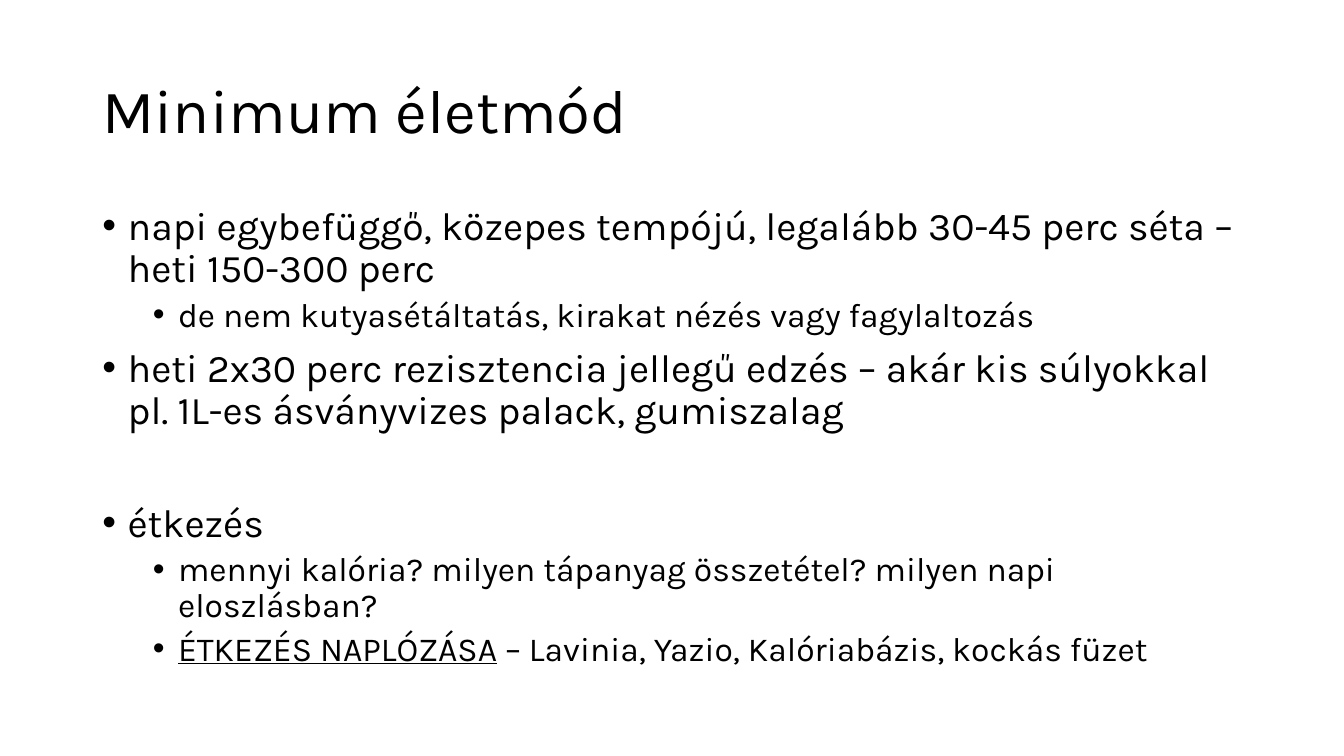
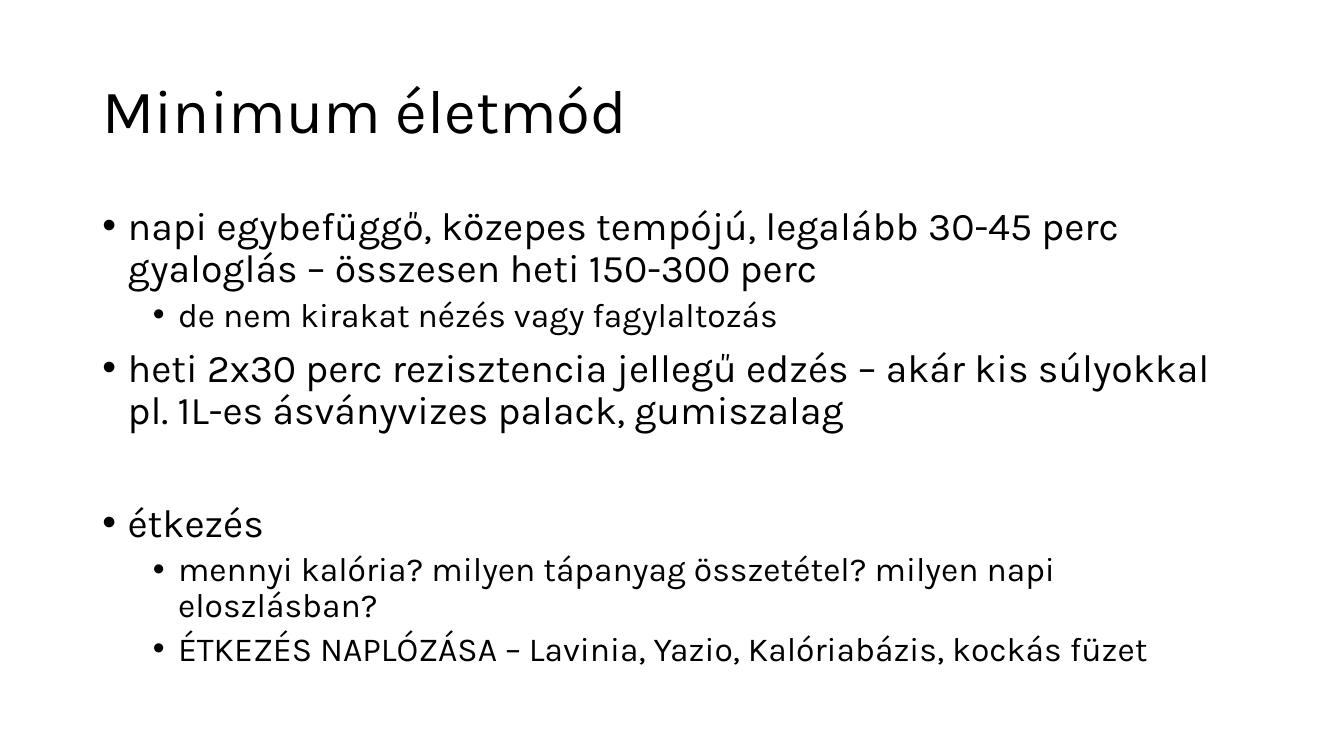
Before and after one commit to sasaleese/common, a slide deck: slide 10 of Testsúlycsökkentő gyógyszeres terápiák.pptx. Drawn at 1344x756 pixels with LibreOffice and Linux fonts; fonts in the diff are those of the drawing. Boxes give left, top, right and bottom in pixels: in the first picture for what was removed or moved away, otherwise in the second. Text is boxed around its words. In the diff, an @@ line names an element or a change of style, - is before the commit and + after.

```diff
--- a/Testsúlycsökkentő gyógyszeres terápiák.pptx
+++ b/Testsúlycsökkentő gyógyszeres terápiák.pptx
@@ text at <box>128,210,1118,335</box>: text changed @@
-• napi egybefüggő, közepes tempójú, legalább 30-45 perc séta – heti 150-300 perc
-  • de nem kutyasétáltatás, kirakat nézés vagy fagylaltozás
+• napi egybefüggő, közepes tempójú, legalább 30-45 perc gyaloglás – összesen heti 150-300 perc
+  • de nem kirakat nézés vagy fagylaltozás
@@ text at <box>178,631,1148,665</box>: underline off in "ÉTKEZÉS NAPLÓZÁSA" @@
```
Also in this commit, not shown: 5 other slides changed, 1 other file.
